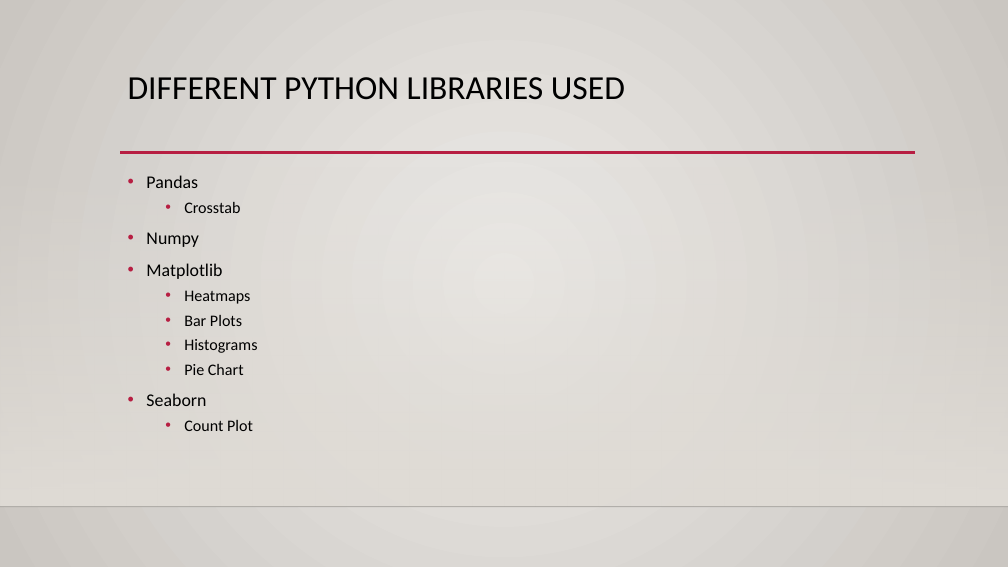
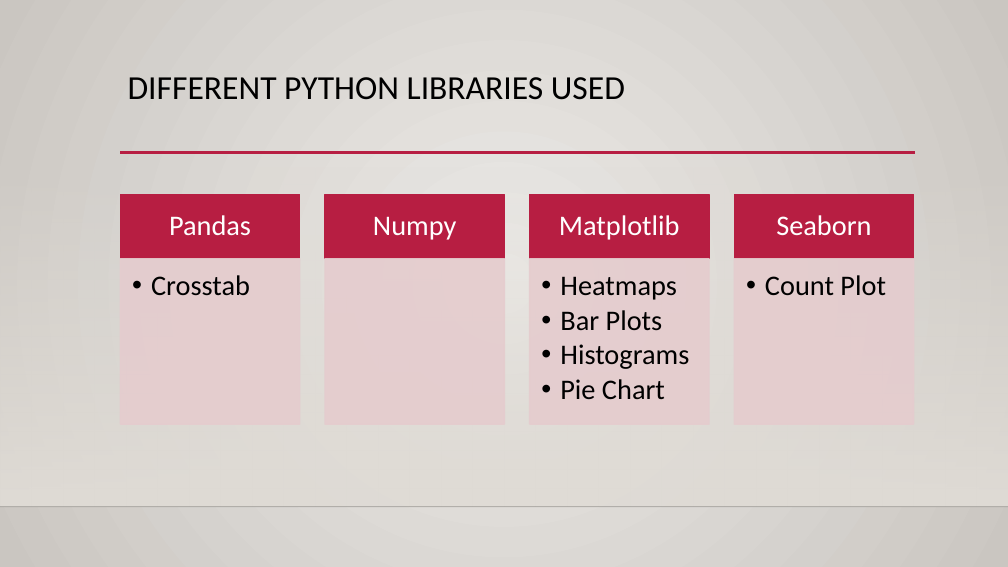
Before and after one commit to jiten-kmar/LendingClubCaseStudy, a slide deck: slide 4 of lending_analysis.pptx. Drawn at 1008x567 pixels with LibreOffice and Linux fonts; fonts in the diff are those of the drawing; background and template pictures are left out. Boxes give left, top, right and bottom in pixels: in the first picture for what was removed or moved away, otherwise in the second. Text is boxed around its words. In the diff, an @@ line names an element or a change of style, - is before the commit and + after.

```diff
--- a/lending_analysis.pptx
+++ b/lending_analysis.pptx
@@ text removed at <box>146,175,257,431</box> @@
-• Pandas
-  • Crosstab
-• Numpy
-• Matplotlib
-  • Heatmaps
-  • Bar Plots
-  • Histograms
-  • Pie Chart
-• Seaborn
-  • Count Plot
@@ group added at <box>120,194,913,424</box>: 8 rectangles, 7 texts @@
+Pandas
+  • Crosstab
+Numpy
+Matplotlib
+  • Heatmaps
+  • Bar Plots
+  • Histograms
+  • Pie Chart
+Seaborn
+  • Count Plot
```
Also in this commit, not shown: 4 other slides changed, 1 other file.
